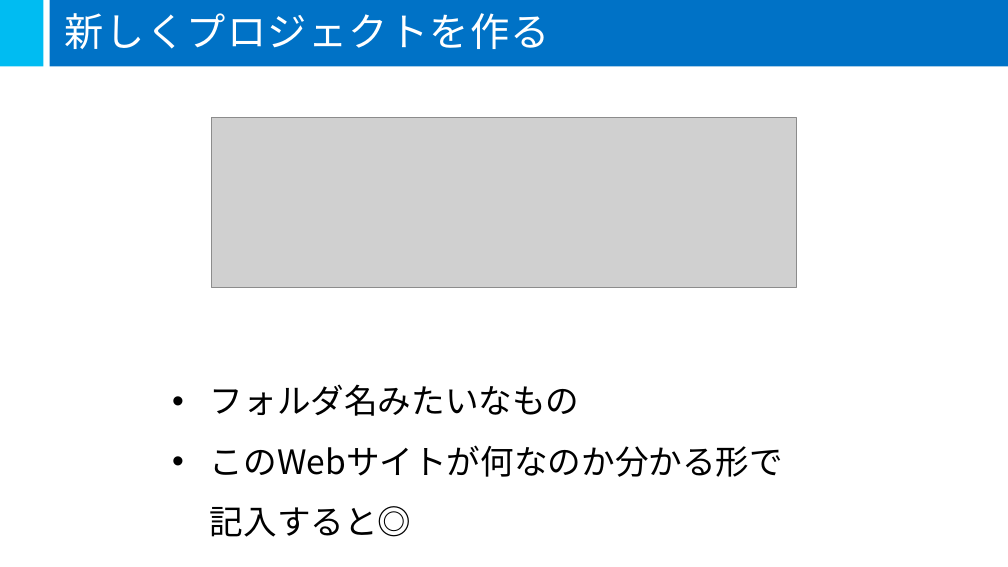
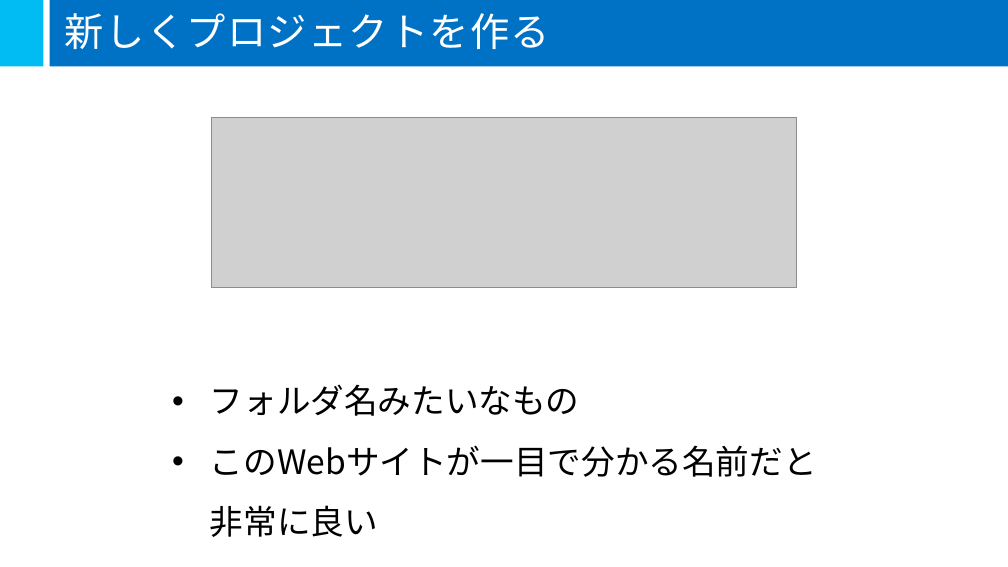
Before and after one commit to mspjp/20160611TokyoSeminar, a slide deck: slide 53 of 05-Microsoft Azure/05-Microsoft Azure.pptx (slide 52 before the commit). Drawn at 1008x567 pixels with LibreOffice and Linux fonts; fonts in the diff are those of the drawing; grey boxes stand for pictures. Boxes give left, top, right and bottom in pixels: in the first picture for what was removed or moved away, otherwise in the second. Text is boxed around its words. In the diff, an @@ line names an element or a change of style, - is before the commit and + after.

```diff
--- a/05-Microsoft Azure/05-Microsoft Azure.pptx
+++ b/05-Microsoft Azure/05-Microsoft Azure.pptx
@@ text at <box>210,445,817,537</box>: text changed @@
-• このWebサイトが何なのか分かる形で
-  記入すると◎
+• このWebサイトが一目で分かる名前だと
+  非常に良い
```
Also in this commit, not shown: 4 other slides changed, 9 slides added, 1 slide removed.
